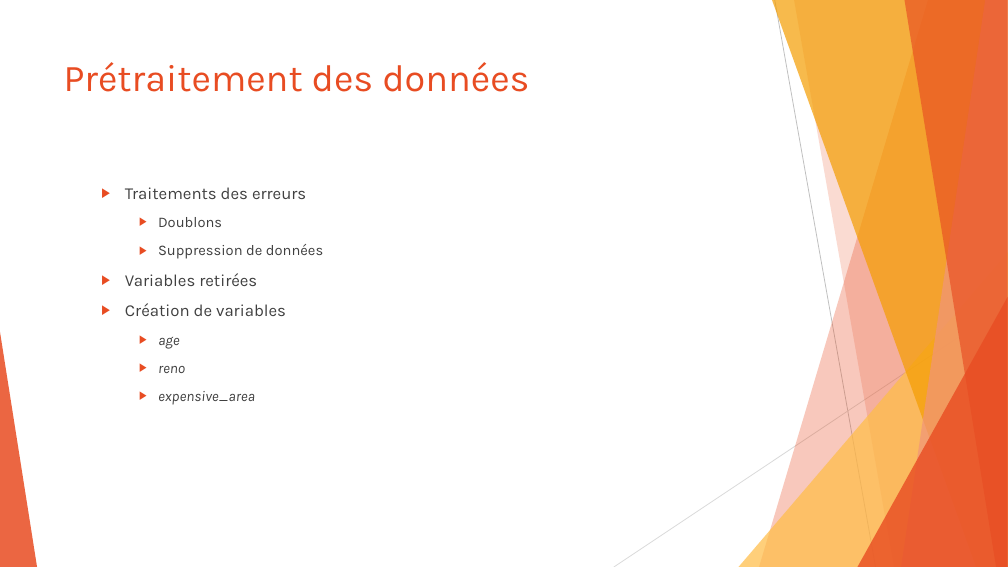
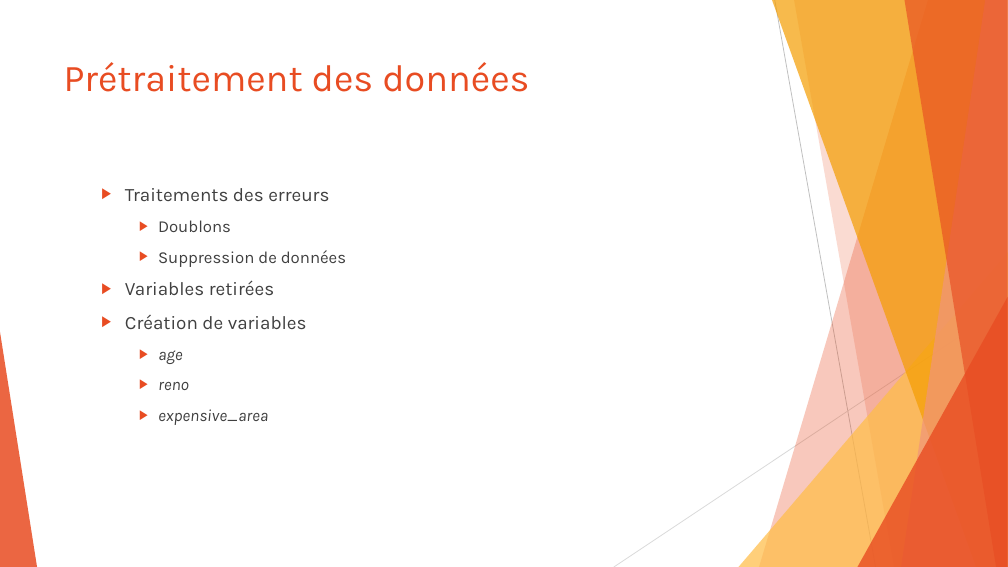
Before and after one commit to SamuelProvencher/TP-Apprentissage, a slide deck: slide 6 of PP.pptx. Drawn at 1008x567 pixels with LibreOffice and Linux fonts; fonts in the diff are those of the drawing. Boxes give left, top, right and bottom in pixels: in the first picture for what was removed or moved away, otherwise in the second. Text is boxed around its words. In the diff, an @@ line names an element or a change of style, - is before the commit and + after.

```diff
--- a/PP.pptx
+++ b/PP.pptx
@@ text "Traitements des erreurs" at bbox=[125, 188, 346, 425]: size 16 to 18 pt in "Traitements des erreurs", "Variables retirées", "Création de variables"; size 14 to 16 pt in "Doublons", "Suppression de données", "age", "reno" and 1 more places @@
```
Also in this commit, not shown: 28 other slides changed, 5 slides removed.
